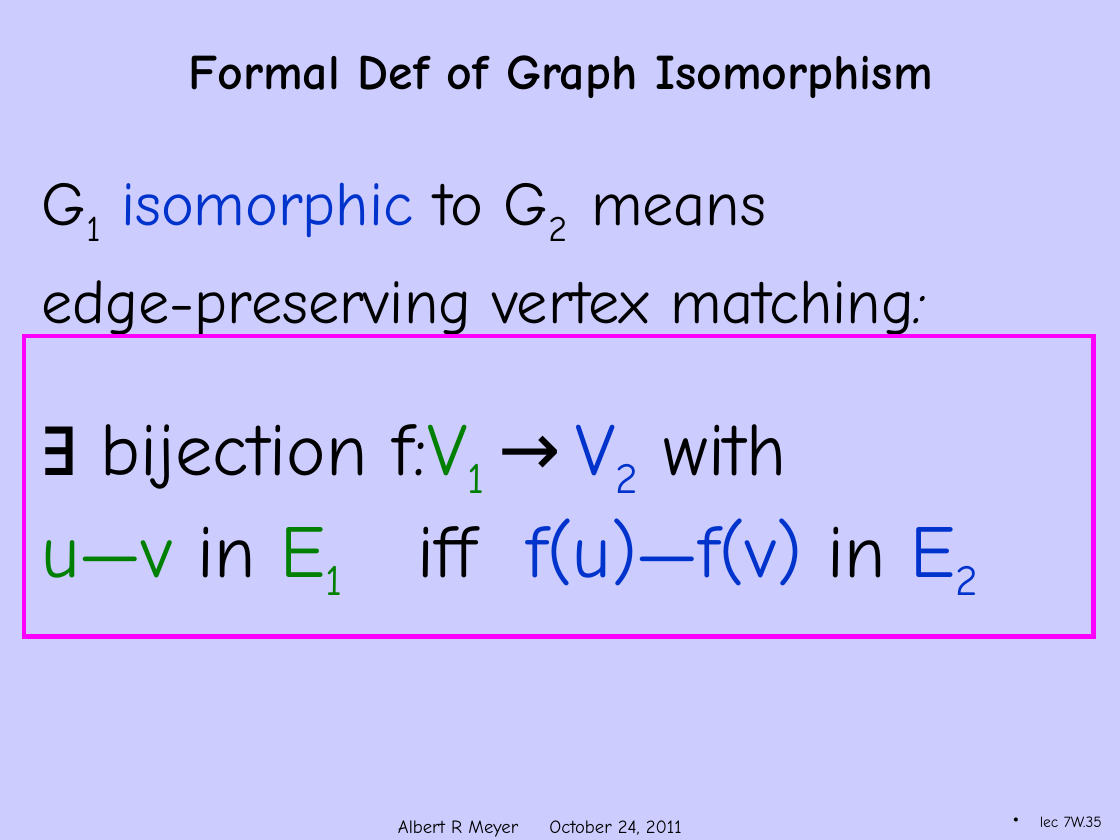
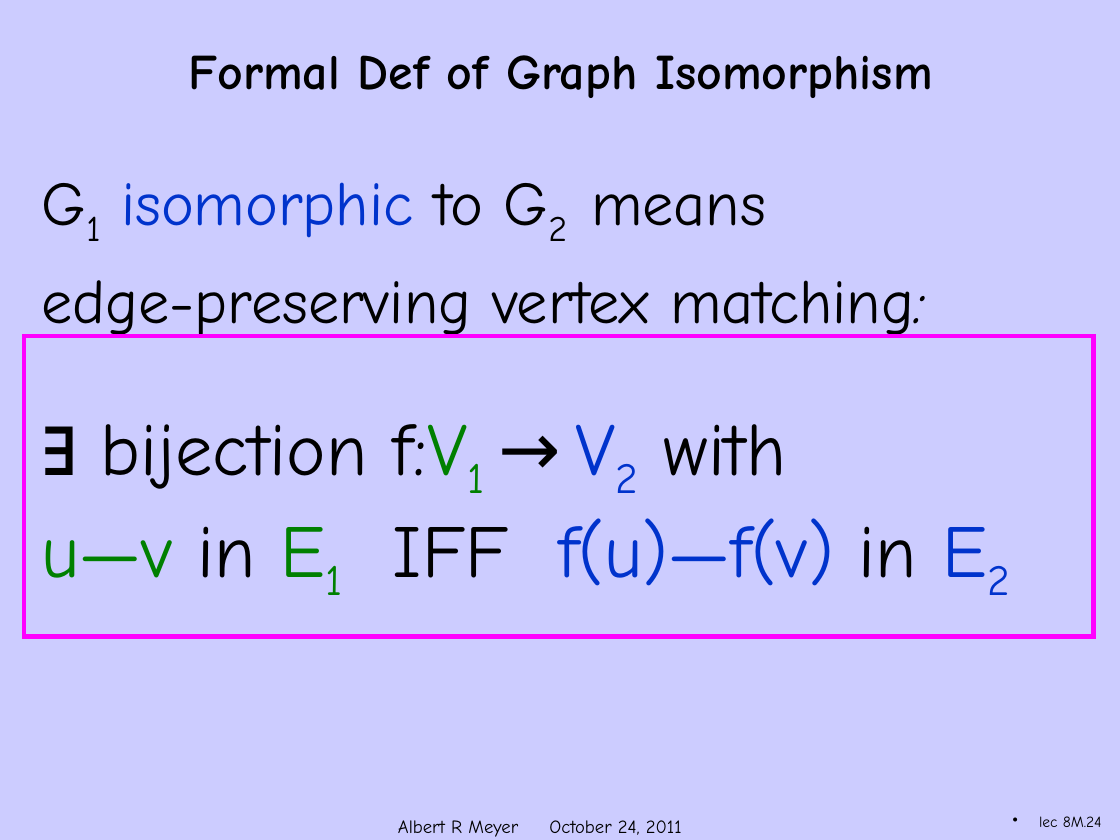
Before and after one commit to armeyer/mcs_web, a slide deck: slide 24 of fall11/slidesF11/slides8m.pptx (slide 35 before the commit). Drawn at 1120x840 pixels with LibreOffice and Linux fonts; fonts in the diff are those of the drawing; background and template pictures are left out. Boxes give left, top, right and bottom in pixels: in the first picture for what was removed or moved away, otherwise in the second. Text is boxed around its words. In the diff, an @@ line names an element or a change of style, - is before the commit and + after.

Commit message:
slides8m

```diff
--- a/fall11/slidesF11/slides8m.pptx
+++ b/fall11/slidesF11/slides8m.pptx
@@ text at (42,518,917,586): text changed @@
-u—v in E1 iff f(u)—f(v) in E2
+u—v in E1 IFF f(u)—f(v) in E2
@@ page number at (1039,816,1102,827): text changed @@
-lec 7W.35
+lec 8M.24
```
Also in this commit, not shown: 6 other slides changed, 24 slides removed.
